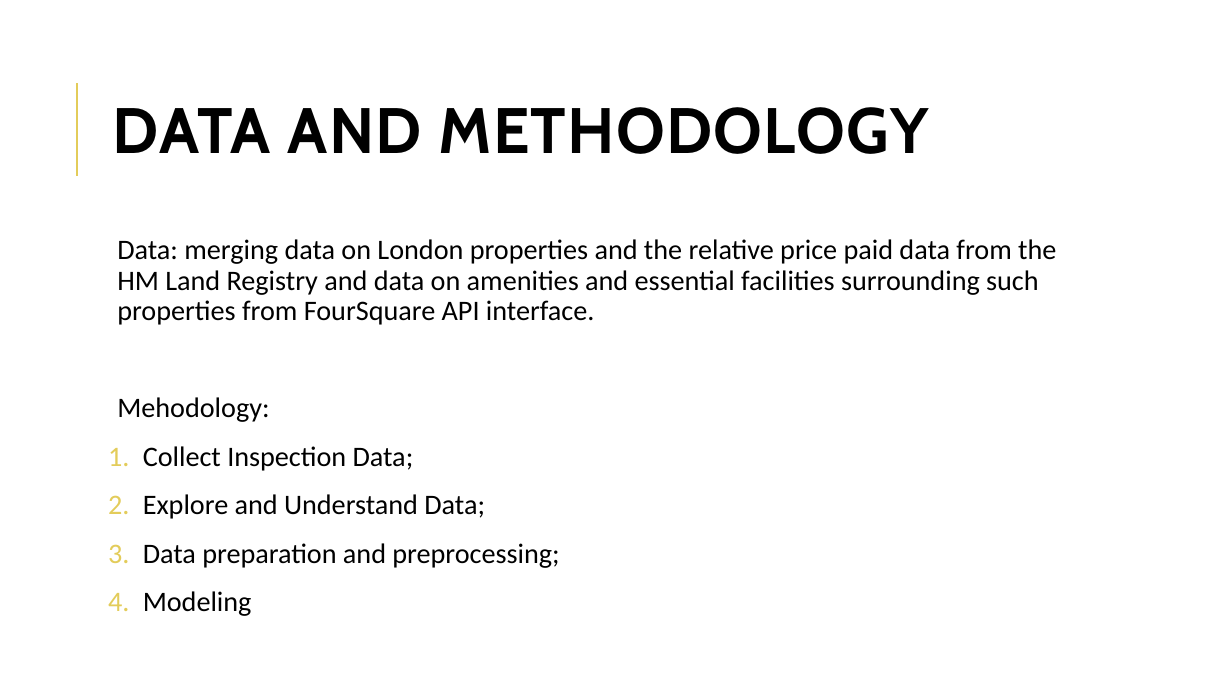
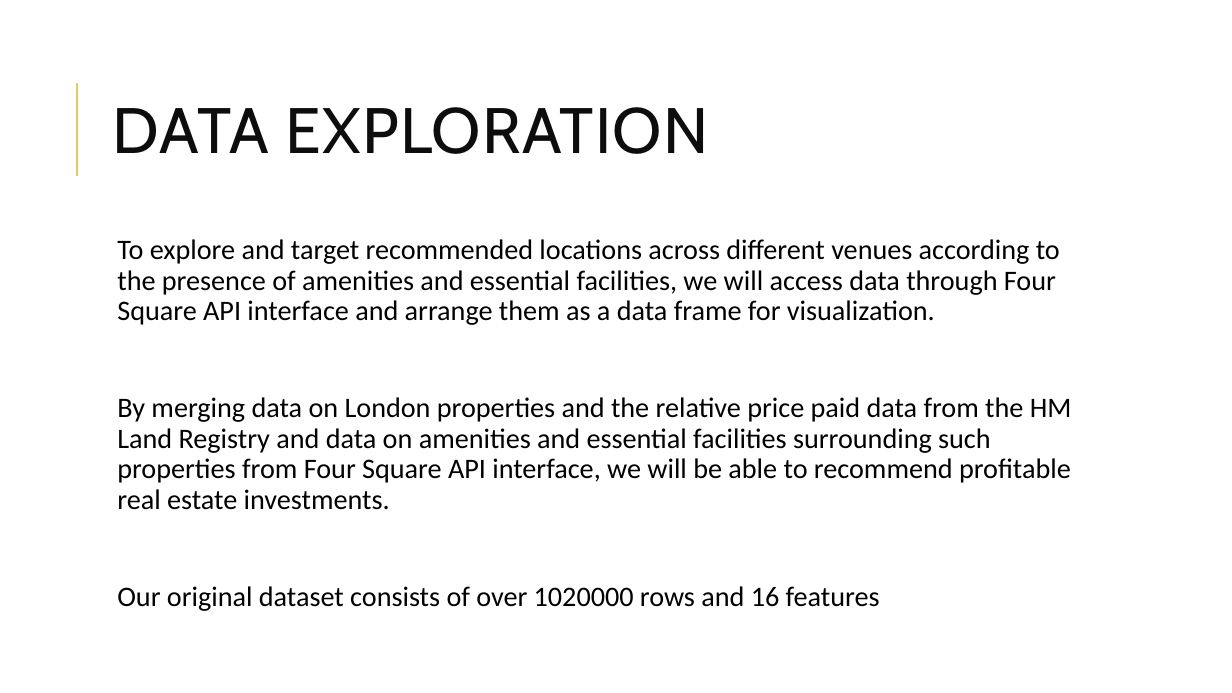
Before and after one commit to Supriyasmenon/Coursera_Capstone, a slide deck: slide 5 of CapstoneProjectPresentation.pptx (slide 4 before the commit). Drawn at 1232x693 pixels with LibreOffice and Linux fonts; fonts in the diff are those of the drawing. Boxes give left, top, right and bottom in pixels: in the first picture for what was removed or moved away, otherwise in the second. Text is boxed around its words. In the diff, an @@ line names an element or a change of style, - is before the commit and + after.

```diff
--- a/CapstoneProjectPresentation.pptx
+++ b/CapstoneProjectPresentation.pptx
@@ title at (x1=113, y1=107, x2=709, y2=154): text changed; text colour #000000 to #0D0D0D; bold off @@
-DATA AND METHODOLOGY
+DATA EXPLORATION
@@ text at (x1=117, y1=239, x2=1072, y2=611): text changed @@
-  Data: merging data on London properties and the relative price paid data from the HM Land Registry and data on amenities and essential facilities surrounding such properties from FourSquare API interface.
-  Mehodology:
-1. Collect Inspection Data;
-2. Explore and Understand Data;
-3. Data preparation and preprocessing;
-4. Modeling
+  To explore and target recommended locations across different venues according to the presence of amenities and essential facilities, we will access data through Four Square API interface and arrange them as a data frame for visualization.
+  By merging data on London properties and the relative price paid data from the HM Land Registry and data on amenities and essential facilities surrounding such properties from Four Square API interface, we will be able to recommend profitable real estate investments.
+  Our original dataset consists of over 1020000 rows and 16 features
```
Also in this commit, not shown: 3 other slides changed, 3 slides added, 1 other file.
